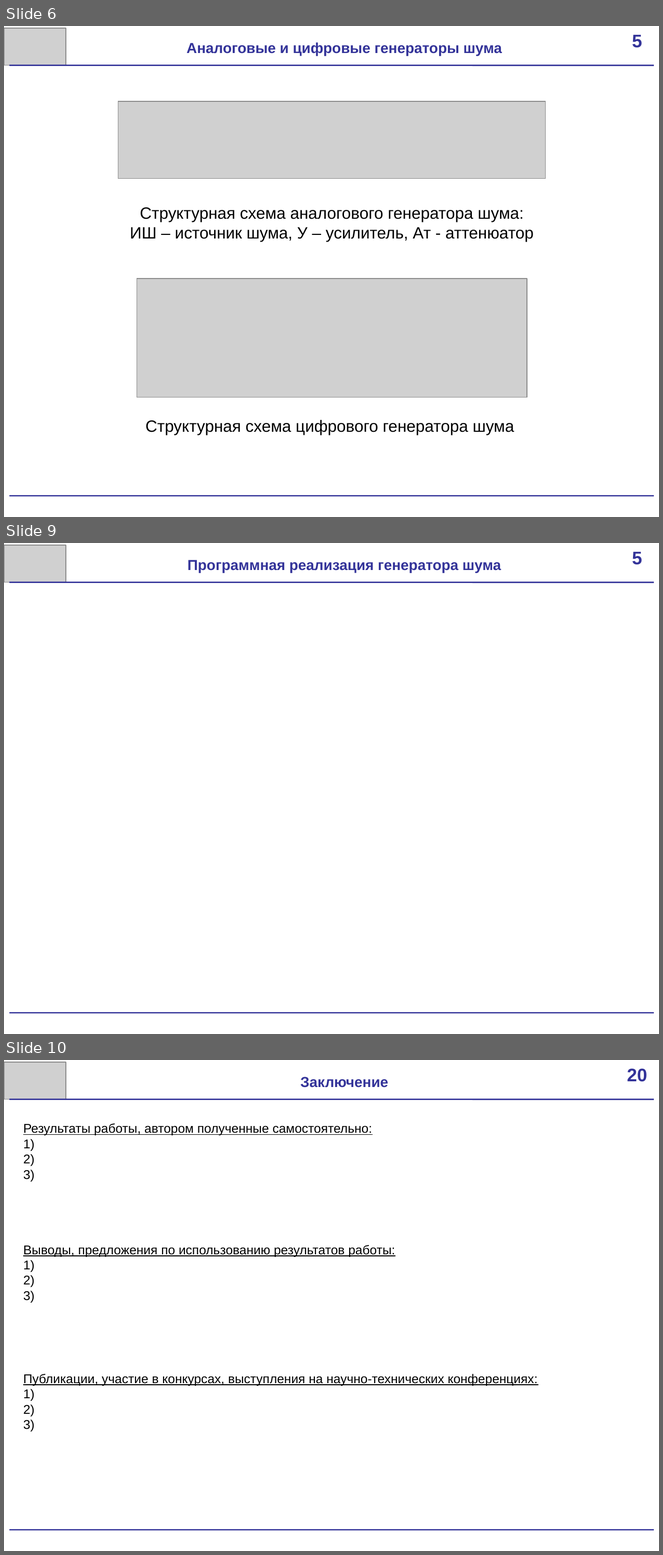
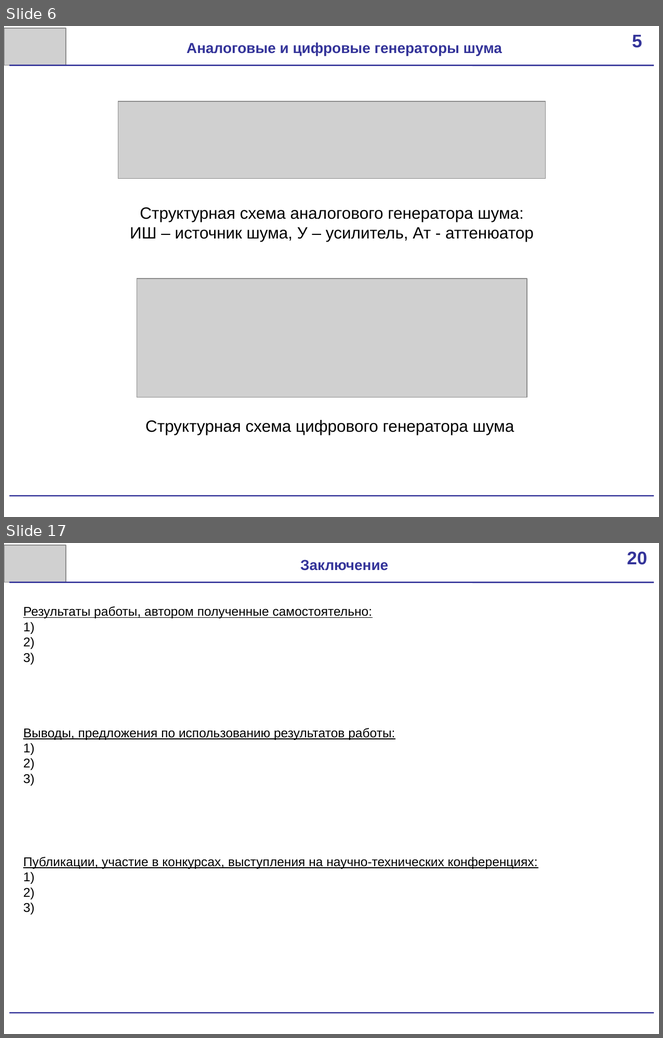
Before and after one commit to scorpion-afi/oscilator, a slide deck: documentation/Presentation.pptx. Shown one above the other, each under a label of ours: slides 6, 9 and 10 before the commit, slides 6 and 17 after it; the slides between them are not shown. The pictures are 663x1555 and 663x1038 pixels, drawn with LibreOffice and Linux fonts; fonts in the diff are those of the drawing; grey boxes stand for pictures. Boxes give left, top, right and bottom in pixels: in the first picture for what was removed or moved away, otherwise in the second. Text is boxed around its words. In the diff, an @@ line names an element or a change of style, - is before the commit and + after.

```diff
--- a/documentation/Presentation.pptx
+++ b/documentation/Presentation.pptx
@@ slide 9 removed at box(4, 543, 659, 1034), background #FFFFFF @@
@@ picture removed at box(4, 545, 65, 583) @@
@@ rectangle removed at box(616, 543, 659, 580) @@
-5
@@ text removed at box(188, 560, 501, 573) @@
-Программная реализация генератора шума
@@ line removed from (9, 583) to (654, 583) @@
@@ line removed from (9, 1014) to (654, 1014) @@
@@ what was slide 10 is now slide 17 @@
```
Also in this commit, not shown: 2 slides changed, 8 slides added, 2 other files.
